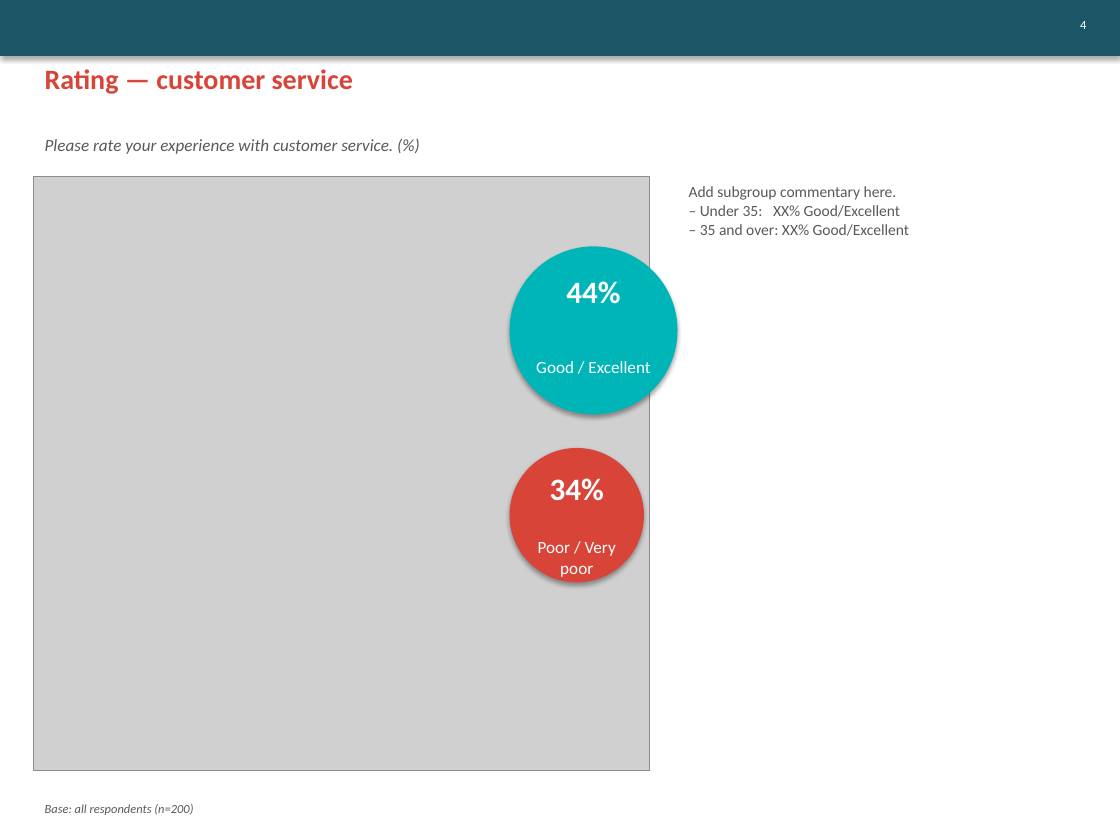
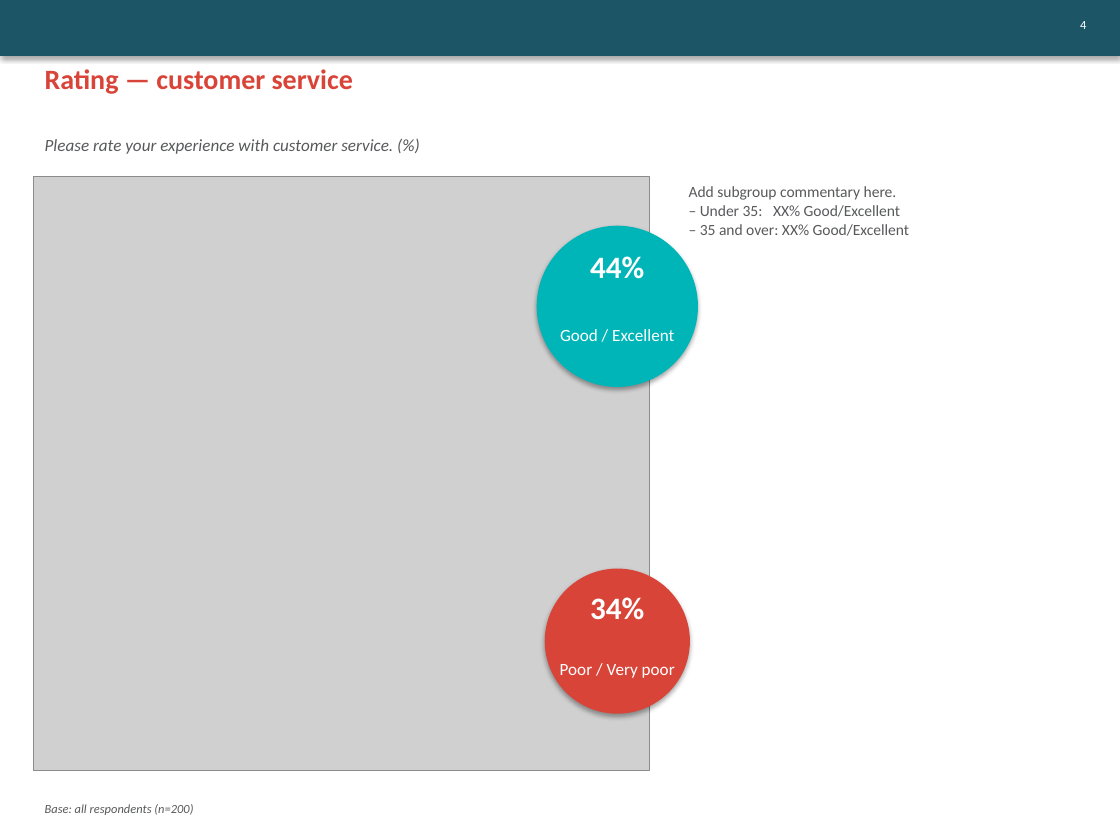
Before and after one commit to ThomasB4242/Test-1, a slide deck: slide 7 of sample_data/output.pptx. Drawn at 1120x840 pixels with LibreOffice and Linux fonts; fonts in the diff are those of the drawing; grey boxes stand for pictures. Boxes give left, top, right and bottom in pixels: in the first picture for what was removed or moved away, otherwise in the second. Text is boxed around its words. In the diff, an @@ line names an element or a change of style, - is before the commit and + after.

```diff
--- a/sample_data/output.pptx
+++ b/sample_data/output.pptx
@@ ellipse: place and size @@
-ellipse at <box>510,246,678,414</box>
+ellipse at <box>536,226,698,388</box>
@@ text "44%": place and size @@
-text "44%" at <box>566,281,620,304</box>
+text "44%" at <box>590,256,644,279</box>
@@ text "Good / Excellent": place and size @@
-text "Good / Excellent" at <box>536,361,650,373</box>
+text "Good / Excellent" at <box>560,329,674,341</box>
@@ ellipse: place and size @@
-ellipse at <box>510,448,644,582</box>
+ellipse at <box>544,569,690,715</box>
@@ text "34%": place and size @@
-text "34%" at <box>550,478,604,501</box>
+text "34%" at <box>590,597,644,620</box>
@@ text "Poor / Very poor" rewrapped from <box>538,542,616,577</box> to <box>560,664,675,678</box> @@
```
Also in this commit, not shown: 3 other slides changed, 4 other files.
